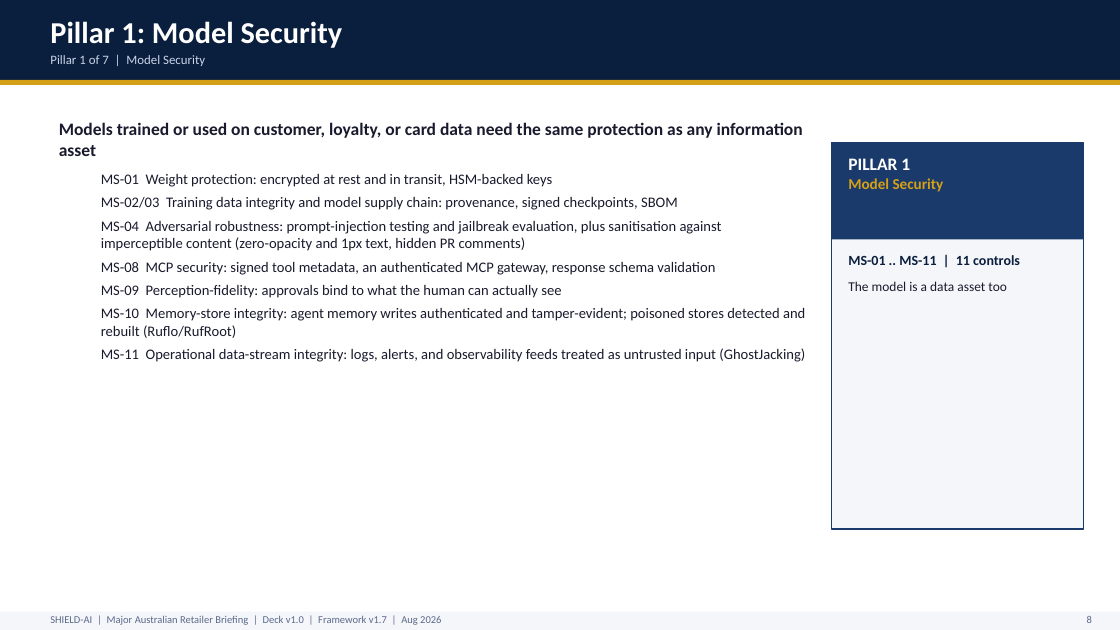
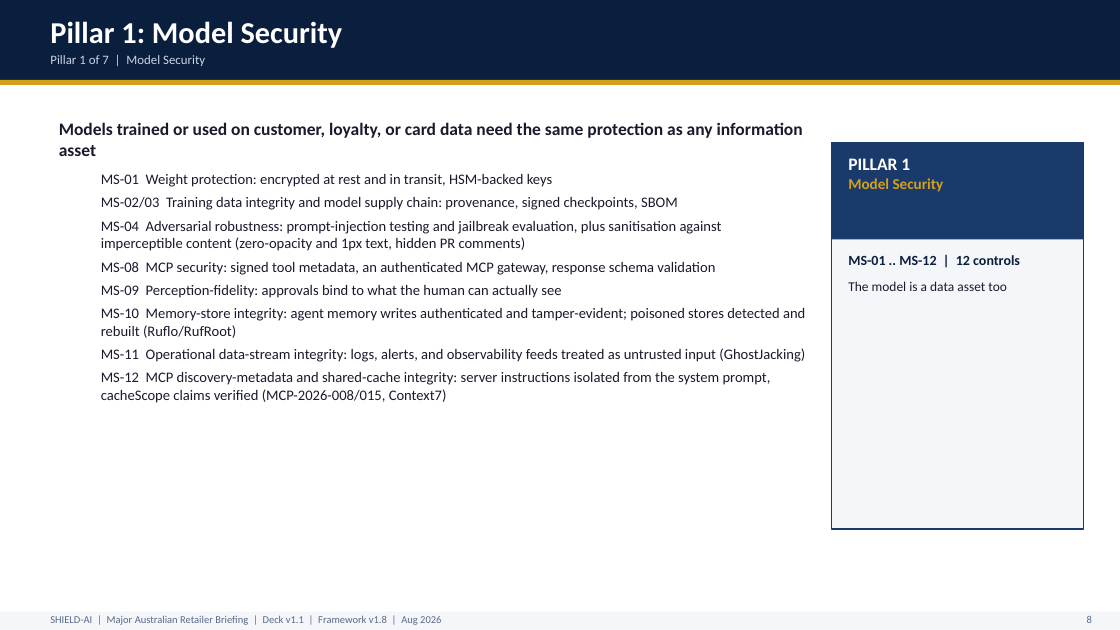
Before and after one commit to monch1962/shield-ai, a slide deck: slide 9 of client-specific/retailer/shield-ai-deck-retailer.pptx. Drawn at 1120x630 pixels with LibreOffice and Linux fonts; fonts in the diff are those of the drawing. Boxes give left, top, right and bottom in pixels: in the first picture for what was removed or moved away, otherwise in the second. Text is boxed around its words. In the diff, an @@ line names an element or a change of style, - is before the commit and + after.

```diff
--- a/client-specific/retailer/shield-ai-deck-retailer.pptx
+++ b/client-specific/retailer/shield-ai-deck-retailer.pptx
@@ text at bbox=[848, 255, 1020, 265]: text changed @@
-MS-01 .. MS-11 | 11 controls
+MS-01 .. MS-12 | 12 controls
@@ text at bbox=[101, 372, 771, 403]: paragraph added @@
+  MS-12 MCP discovery-metadata and shared-cache integrity: server instructions isolated from the system prompt, cacheScope claims verified (MCP-2026-008/015, Context7)
@@ text at bbox=[50, 615, 441, 625]: text changed @@
-SHIELD-AI | Major Australian Retailer Briefing | Deck v1.0 | Framework v1.7 | Aug 2026
+SHIELD-AI | Major Australian Retailer Briefing | Deck v1.1 | Framework v1.8 | Aug 2026
```
Also in this commit, not shown: 23 other slides changed, 9 other files.
